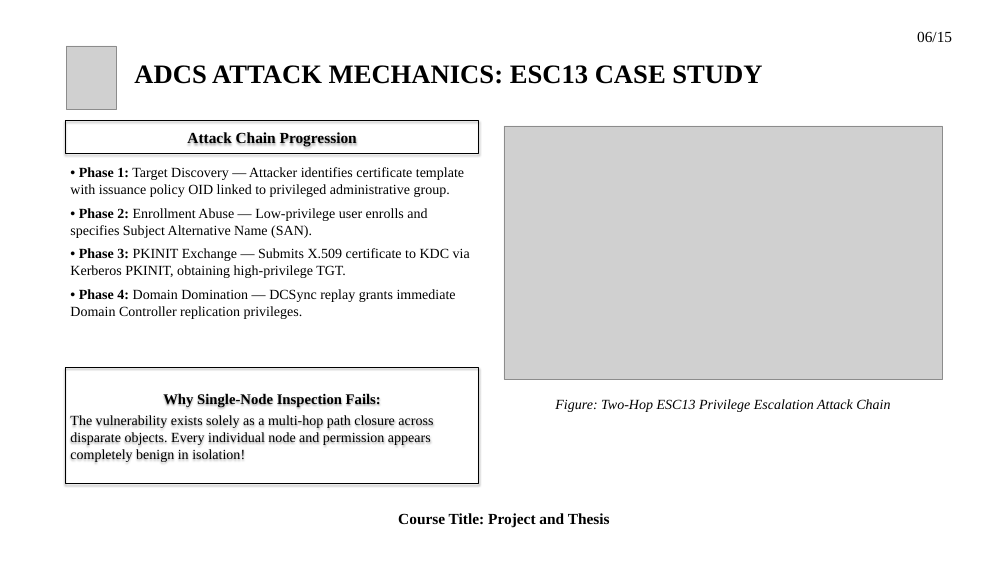
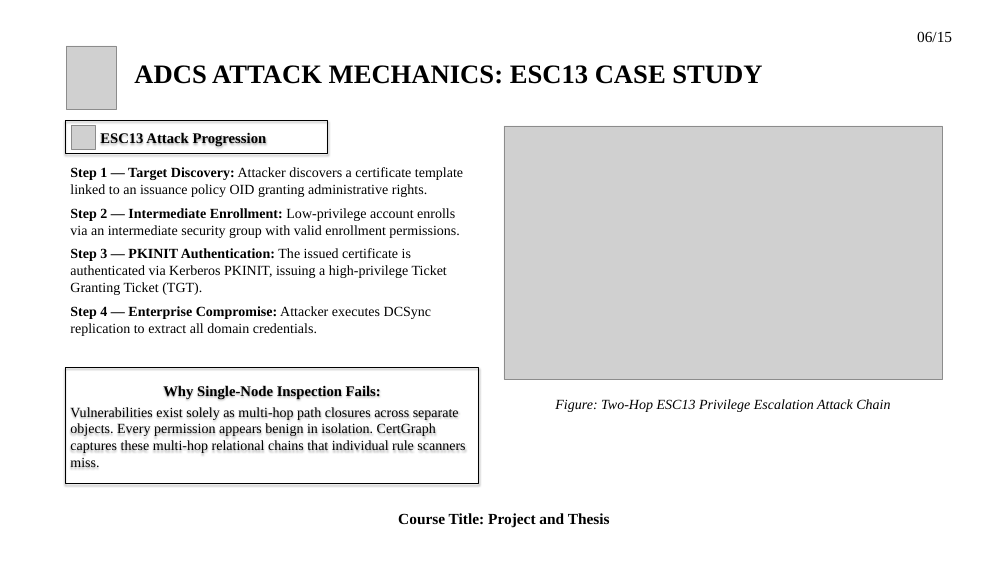
Before and after one commit to hasanshahriar32/GOAD, a slide deck: slide 6 of thesis_paper/certgraph_thesis_defense.pptx. Drawn at 1008x567 pixels with LibreOffice and Linux fonts; fonts in the diff are those of the drawing; grey boxes stand for pictures; background and template pictures are left out. Boxes give left, top, right and bottom in pixels: in the first picture for what was removed or moved away, otherwise in the second. Text is boxed around its words. In the diff, an @@ line names an element or a change of style, - is before the commit and + after.

Commit message:
refactor: update visualization scripts and enhance high-contrast text badges for thesis figures

```diff
--- a/thesis_paper/certgraph_thesis_defense.pptx
+++ b/thesis_paper/certgraph_thesis_defense.pptx
@@ rectangle "ESC13 Attack Progression": place and size @@
-rectangle "ESC13 Attack Progression" at <box>66,121,479,154</box>
+rectangle "ESC13 Attack Progression" at <box>66,121,328,154</box>
@@ picture added at <box>72,125,95,149</box> @@
@@ text in rectangle at <box>100,133,267,146</box>: text changed; size 22 to 21 pt @@
-Attack Chain Progression
+ESC13 Attack Progression
@@ text at <box>70,167,463,336</box>: text changed @@
-• Phase 1: Target Discovery — Attacker identifies certificate template with issuance policy OID linked to privileged administrative group.
-• Phase 2: Enrollment Abuse — Low-privilege user enrolls and specifies Subject Alternative Name (SAN).
-• Phase 3: PKINIT Exchange — Submits X.509 certificate to KDC via Kerberos PKINIT, obtaining high-privilege TGT.
-• Phase 4: Domain Domination — DCSync replay grants immediate Domain Controller replication privileges.
+Step 1 — Target Discovery: Attacker discovers a certificate template linked to an issuance policy OID granting administrative rights.
+Step 2 — Intermediate Enrollment: Low-privilege account enrolls via an intermediate security group with valid enrollment permissions.
+Step 3 — PKINIT Authentication: The issued certificate is authenticated via Kerberos PKINIT, issuing a high-privilege Ticket Granting Ticket (TGT).
+Step 4 — Enterprise Compromise: Attacker executes DCSync replication to extract all domain credentials.
@@ text in rectangle at <box>70,407,465,467</box>: text changed @@
-The vulnerability exists solely as a multi-hop path closure across disparate objects. Every individual node and permission appears completely benign in isolation!
+Vulnerabilities exist solely as multi-hop path closures across separate objects. Every permission appears benign in isolation. CertGraph captures these multi-hop relational chains that individual rule scanners miss.
```
Also in this commit, not shown: 12 other slides changed, 39 other files.
